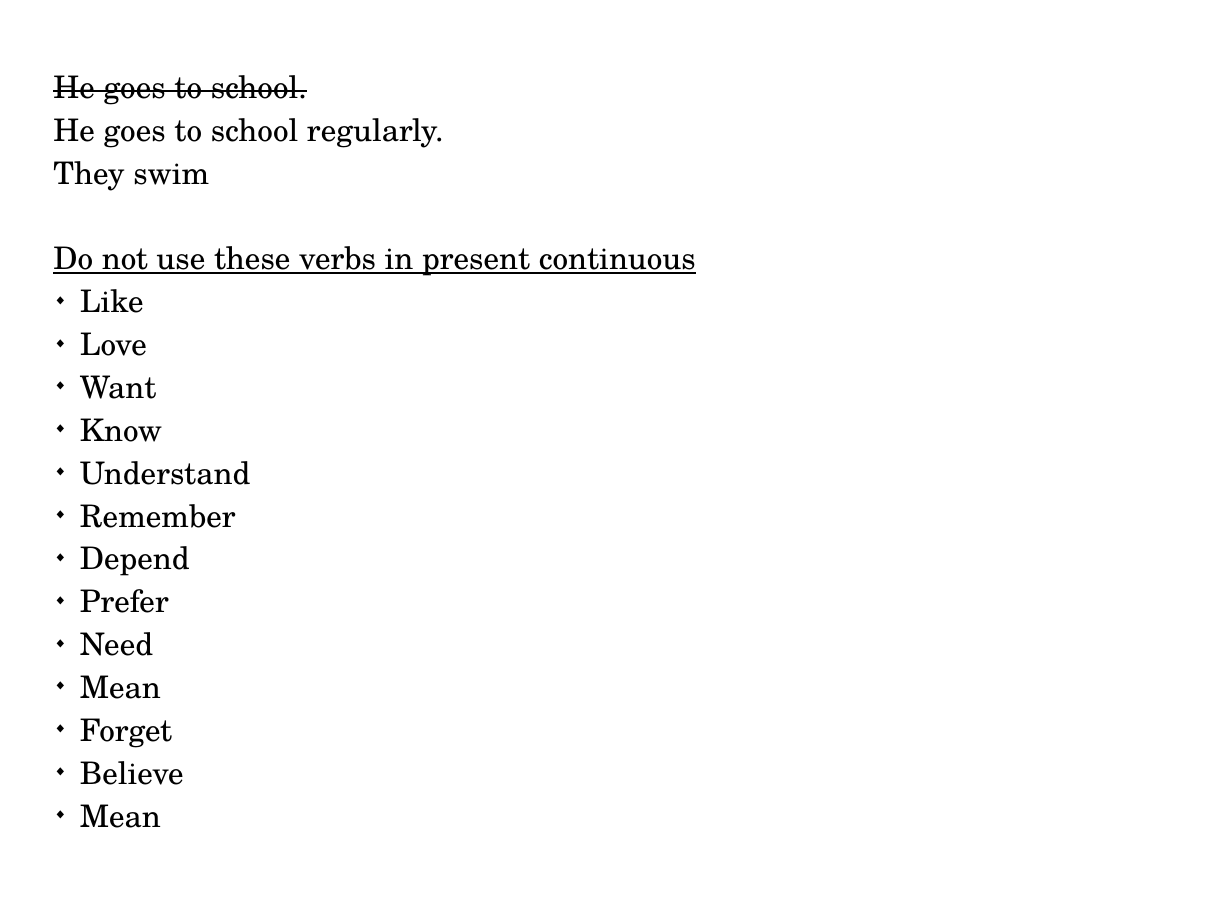
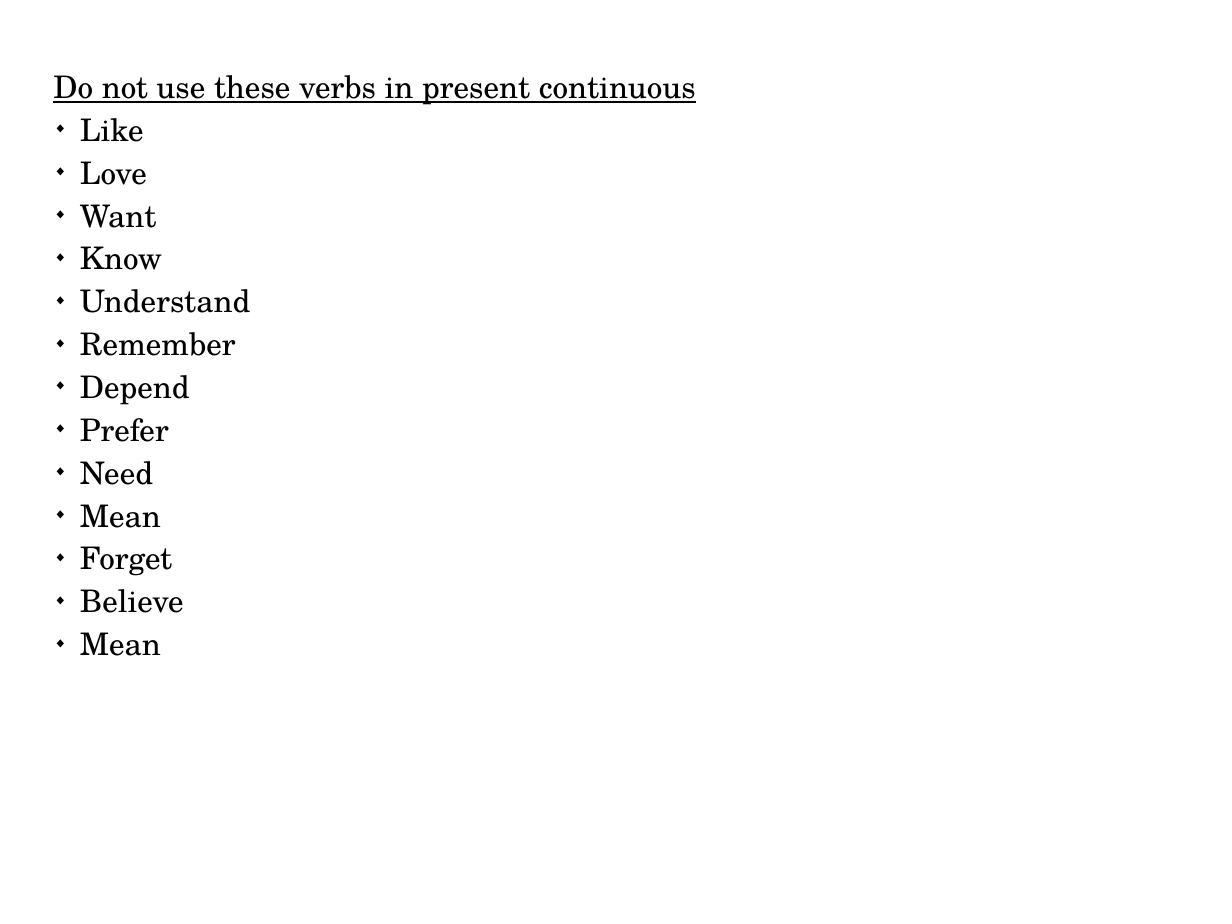
Before and after one commit to ADILp6/IBIT, a slide deck: slide 24 of Sunday_Tuesday_Thursday/Class_6_17_February_2019/Lecture.odp (slide 19 before the commit). Drawn at 1232x924 pixels with LibreOffice and Linux fonts; fonts in the diff are those of the drawing. Boxes give left, top, right and bottom in pixels: in the first picture for what was removed or moved away, otherwise in the second. Text is boxed around its words. In the diff, an @@ line names an element or a change of style, - is before the commit and + after.

```diff
--- a/Sunday_Tuesday_Thursday/Class_6_17_February_2019/Lecture.odp
+++ b/Sunday_Tuesday_Thursday/Class_6_17_February_2019/Lecture.odp
@@ text in free at <box>53,75,444,191</box>: paragraphs removed @@
-He goes to school.
-He goes to school regularly.
-They swim
```
Also in this commit, not shown: 2 other slides changed, 10 slides added, 3 other files.
